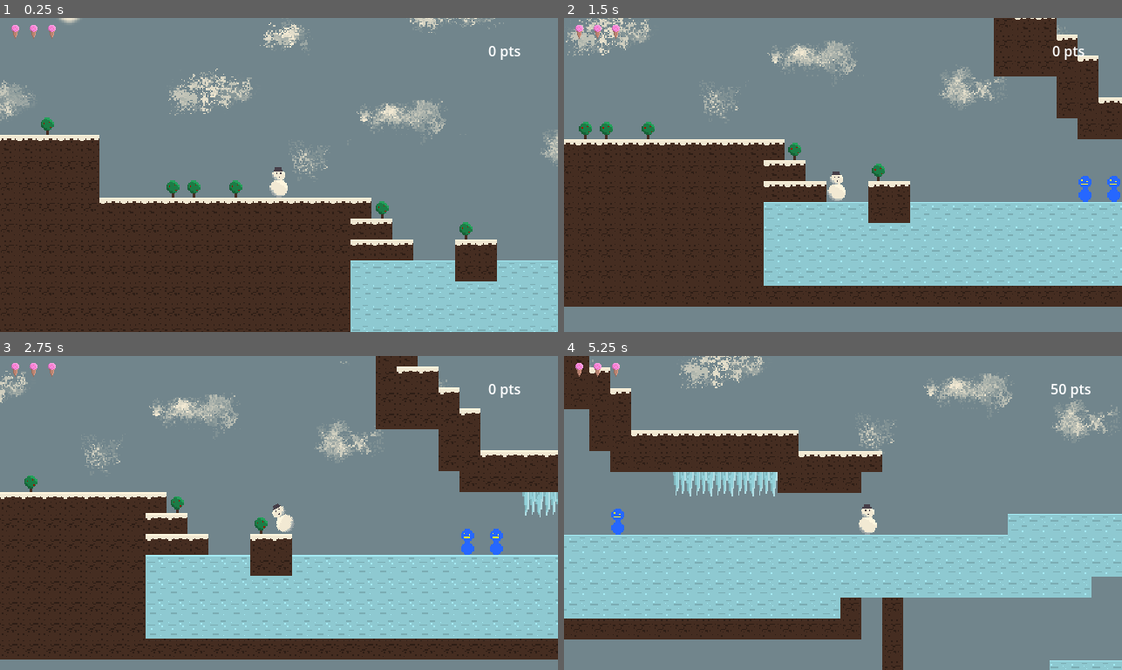
Above: before the commit, frames 1-4 (two rows, left to right).
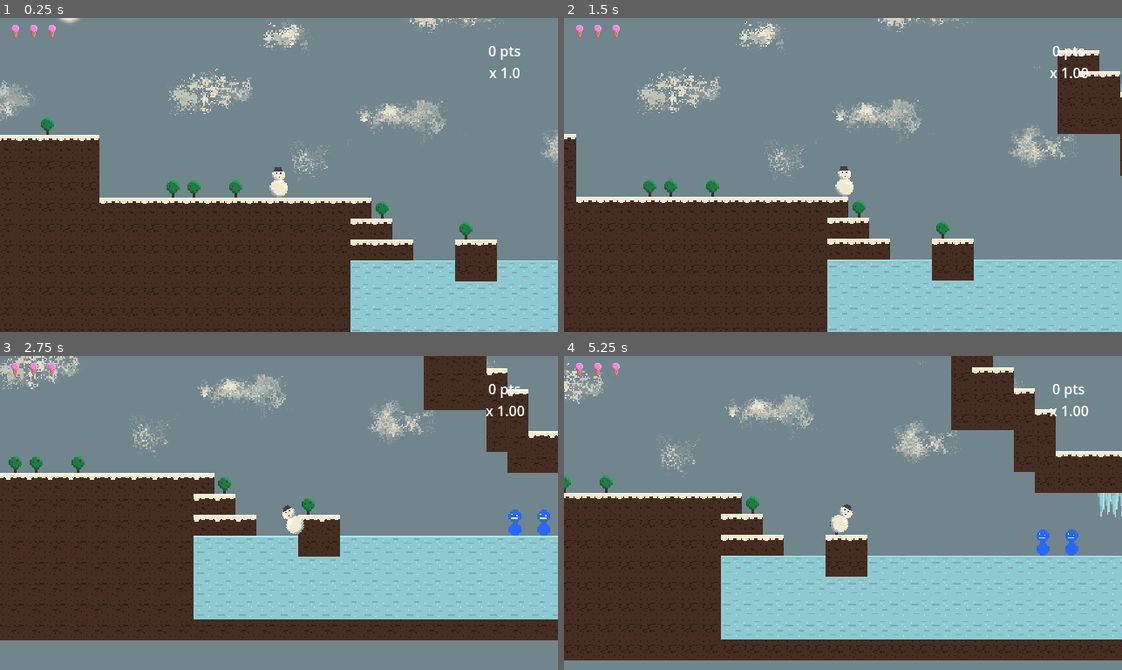
Above: after the commit, the same moments.

Repository: streebree/slickmode
Game: Godot game, scene res://scenes/areas/area.tscn
The game is run twice, just before and just after one commit, with the same random seed, the same clock (stepped at 60 frames per second) and the same inputs.
Inputs (mouse positions are in pixels of both pictures, inside the frame that each line leads up to):
- Up to frame 1 (0.25 s): no input
- Up to frame 2 (1.5 s): tap Enter (ui_accept) at 0.5, 0.77 s; move the mouse to (965, 159) at 0.52 s; hold Right (ui_right) from 0.53 s (still down); tap Shift (run) at 0.6, 1.35 s; click (965, 159) at 0.67 s; move the mouse to (731, 190) at 1.27 s
- Up to frame 3 (2.75 s): tap Enter (ui_accept) at 1.52 s; move the mouse to (334, 443) at 2.02 s; release Right (ui_right) at 2.03 s; hold Left (ui_left) from 2.03 s (still down); tap F at 2.1 s; tap Shift (run) at 2.3 s
- Up to frame 4 (5.25 s): move the mouse to (815, 575) at 2.77 s; release Left (ui_left) at 2.78 s; hold Right (ui_right) 2.78-4.28 s; tap Shift (run) at 2.85, 3.6, 4.55, 5.1 s; click (815, 575) at 2.92 s; tap Enter (ui_accept) at 3.02, 3.77, 4.52 s; move the mouse to (1010, 560) at 3.52 s; move the mouse to (675, 465) at 4.27 s; hold Left (ui_left) 4.28-5.03 s; tap F at 4.35 s; move the mouse to (870, 513) at 5.02 s; hold Right (ui_right) from 5.03 s (still down); click (870, 513) at 5.17 s

The runs differ from the first frame. In frame 1, less than 0.1% of the frame differs, in the area x 87-94%, y 15-20%; in frame 2, 43%; in frame 3, 38%; in frame 4, 56%, in the area x 0-100%, y 0-100%.

Commit message:
Add scoring system

Diff:
--- a/slick-game/scenes/hud.gd
+++ b/slick-game/scenes/hud.gd
@@ -4,22 +4,25 @@
 @onready var health2: Sprite2D = $health2
 @onready var health3: Sprite2D = $health3
 @onready var scoreLabel: Label = $ScoreLabel
-
+@onready var multiplierLabel: Label = $MultiplierLabel
 
 # Called when the node enters the scene tree for the first time.
 func _ready() -> void:
 	StateManager.listen("health_update", Callable(self, "on_health_update"))
 	StateManager.listen("score_update", Callable(self, "on_score_update"))
+	StateManager.listen("multiplier_update", Callable(self, "on_multiplier_update"))
 
 # Called every frame. 'delta' is the elapsed time since the previous frame.
 func _process(delta: float) -> void:
 	pass
 
 func on_health_update(value):
-	print("health update here", value)
 	health1.visible = value > 0
 	health2.visible = value > 1
 	health3.visible = value > 2
 
 func on_score_update(value):
 	scoreLabel.text =  "%d pts" % value
+
+func on_multiplier_update(value):
+	multiplierLabel.text =  "x %0.2f" % value
--- a/slick-game/scenes/hud.tscn
+++ b/slick-game/scenes/hud.tscn
@@ -28,3 +28,12 @@
 text = "0 pts"
 label_settings = SubResource("LabelSettings_oo0fn")
 horizontal_alignment = 2
+
+[node name="MultiplierLabel" type="Label" parent="." unique_id=247713794]
+offset_left = 557.0
+offset_top = 51.0
+offset_right = 597.0
+offset_bottom = 74.0
+text = "x 1.0"
+label_settings = SubResource("LabelSettings_oo0fn")
+horizontal_alignment = 2
--- a/slick-game/scenes/key.gd
+++ b/slick-game/scenes/key.gd
@@ -12,5 +12,4 @@
 	sprite.visible = false
 
 func on_player_death(args):
-	print("PLAYER DIED, REMAKE KEY")
 	sprite.visible = true
--- a/slick-game/scenes/snowman.gd
+++ b/slick-game/scenes/snowman.gd
@@ -54,6 +54,7 @@
 			sprite.rotation_degrees = 30
 		else:
 			sprite.rotation_degrees = -30
+	velocity.y = 0
 
 func handle_die():
 	StateManager.raise("player_death", null)
@@ -176,6 +177,7 @@
 	pass
 
 func on_take_damage(delta_x):
+	StateManager.update_multiplier(-1)
 	damage_cooldown = damage_cooldown_max
 	sprite.modulate = Color(0.5, 0, 0, 0.3)
 	velocity.y -= 150
--- a/slick-game/scripts/state_manager.gd
+++ b/slick-game/scripts/state_manager.gd
@@ -6,18 +6,44 @@
 var maxHealth = 3
 
 var score = 0
+var multiplier = 1
 
-func update_score(delta):
-	score += delta
+var multiplier_drop_cooldown_max = 0.5
+var multiplier_drop_cooldown = 0.5
+
+func _process(delta: float) -> void:
+	# Lower the multiplier every half second. The half second cooldown
+	# is just to avoid spamming updates.
+	if multiplier_drop_cooldown > 0:
+		multiplier_drop_cooldown -= delta
+		if multiplier_drop_cooldown <= 0:
+			multiplier -= multiplier_drop_cooldown_max / 50
+			if multiplier < 1:
+				multiplier = 1
+			raise("multiplier_update", multiplier)
+			multiplier_drop_cooldown = multiplier_drop_cooldown_max
+
+func update_score(amount):
+	score += amount * multiplier
 	raise("score_update", score)
 
-func update_health(delta, delta_x):
-	health += delta
+	if amount > 0:
+		multiplier += 0.1
+		raise("multiplier_update", multiplier)
+
+func update_health(amount, delta_x):
+	health += amount
 	if health > maxHealth:
 		health = maxHealth
 	raise("health_update", health)
-	if delta < 0: # If you're taking damage.
+	if amount < 0: # If you're taking damage.
 		raise("take_damage", delta_x)
+
+func update_multiplier(amount):
+	multiplier += amount
+	if multiplier < 1:
+		multiplier = 1
+	raise("multiplier_update", multiplier)
 
 # void listen(string event, funcref callback)
 # adds a function reference to the list of listeners for the given named event
